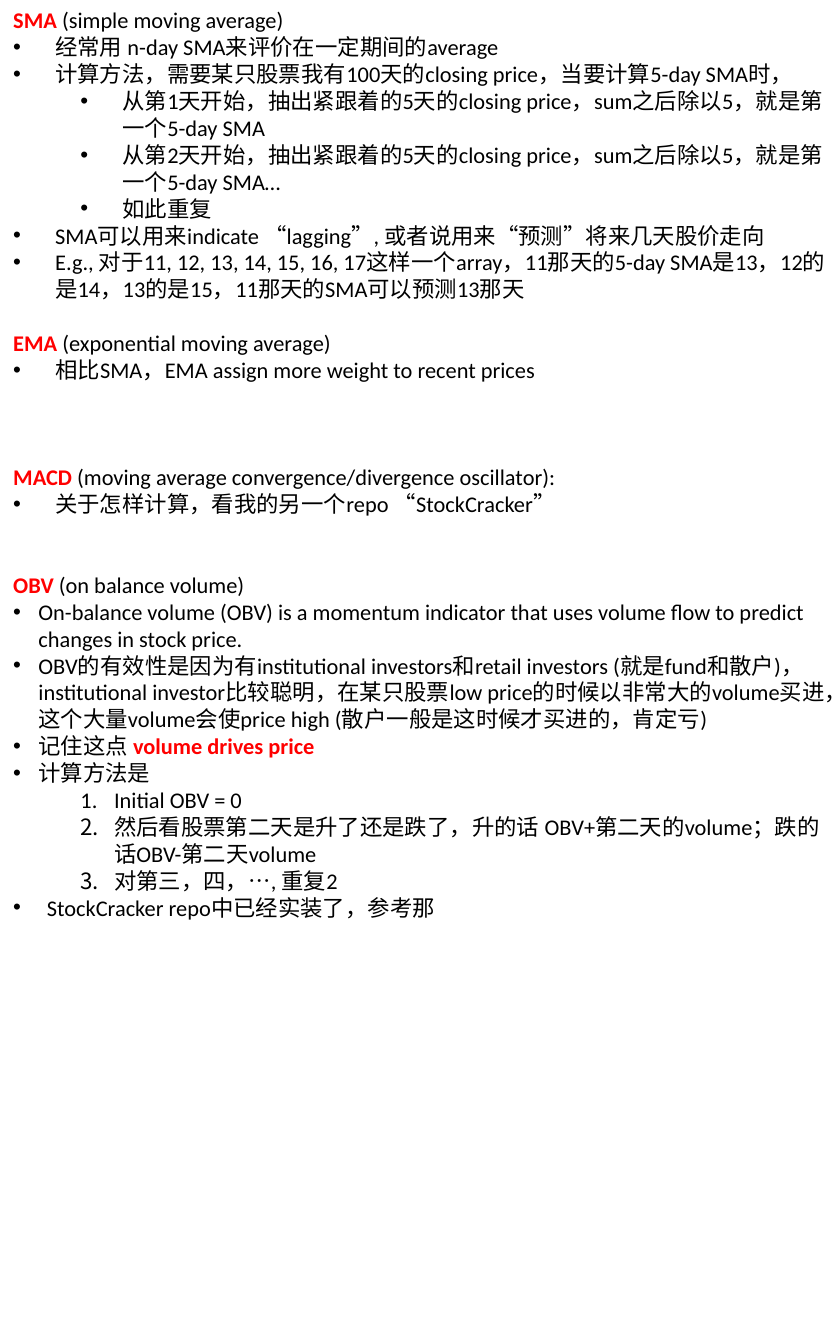
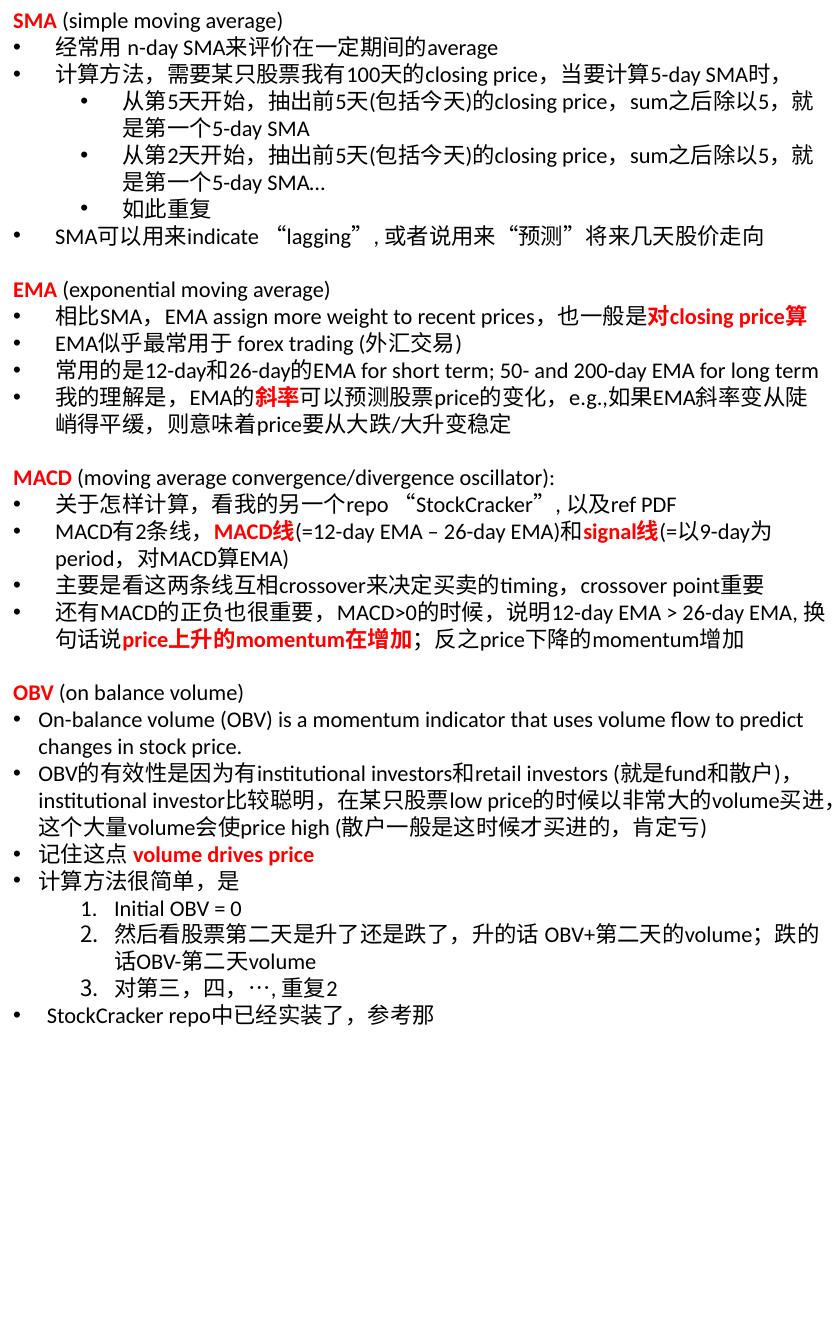
Before and after one commit to legend507/CommonSense, a slide deck: slide 11 of [BeAInvestor].pptx. Drawn at 840x1344 pixels with LibreOffice and Linux fonts; fonts in the diff are those of the drawing; background and template pictures are left out. Boxes give left, top, right and bottom in pixels: in the first picture for what was removed or moved away, otherwise in the second. Text is boxed around its words. In the diff, an @@ line names an element or a change of style, - is before the commit and + after.

Commit message:
add invest knowledge
- investor
add EMA explanation
add MACD explanation

```diff
--- a/[BeAInvestor].pptx
+++ b/[BeAInvestor].pptx
@@ text at box(122, 90, 814, 194): text changed @@
-  • 从第1天开始，抽出紧跟着的5天的closing price，sum之后除以5，就是第一个5-day SMA
-  • 从第2天开始，抽出紧跟着的5天的closing price，sum之后除以5，就是第一个5-day SMA…
+  • 从第5天开始，抽出前5天(包括今天)的closing price，sum之后除以5，就是第一个5-day SMA
+  • 从第2天开始，抽出前5天(包括今天)的closing price，sum之后除以5，就是第一个5-day SMA…
@@ text at box(55, 251, 825, 300): paragraph removed @@
-• E.g., 对于11, 12, 13, 14, 15, 16, 17这样一个array，11那天的5-day SMA是13，12的是14，13的是15，11那天的SMA可以预测13那天
@@ text at box(55, 305, 819, 436): text changed @@
-• 相比SMA，EMA assign more weight to recent prices
+• 相比SMA，EMA assign more weight to recent prices，也一般是对closing price算
+• EMA似乎最常用于 forex trading (外汇交易)
+• 常用的是12-day和26-day的EMA for short term; 50- and 200-day EMA for long term
+• 我的理解是，EMA的斜率可以预测股票price的变化，e.g.,如果EMA斜率变从陡峭得平缓，则意味着price要从大跌/大升变稳定
@@ text at box(55, 493, 825, 651): text changed @@
-• 关于怎样计算，看我的另一个repo “StockCracker”
+• 关于怎样计算，看我的另一个repo “StockCracker”, 以及ref PDF
+• MACD有2条线，MACD线(=12-day EMA – 26-day EMA)和signal线(=以9-day为period，对MACD算EMA)
+• 主要是看这两条线互相crossover来决定买卖的timing，crossover point重要
+• 还有MACD的正负也很重要，MACD>0的时候，说明12-day EMA > 26-day EMA, 换句话说price上升的momentum在增加；反之price下降的momentum增加
@@ text at box(38, 870, 239, 892): text changed @@
-• 计算方法是
+• 计算方法很简单，是
```
Also in this commit, not shown: 1 other slide changed.
